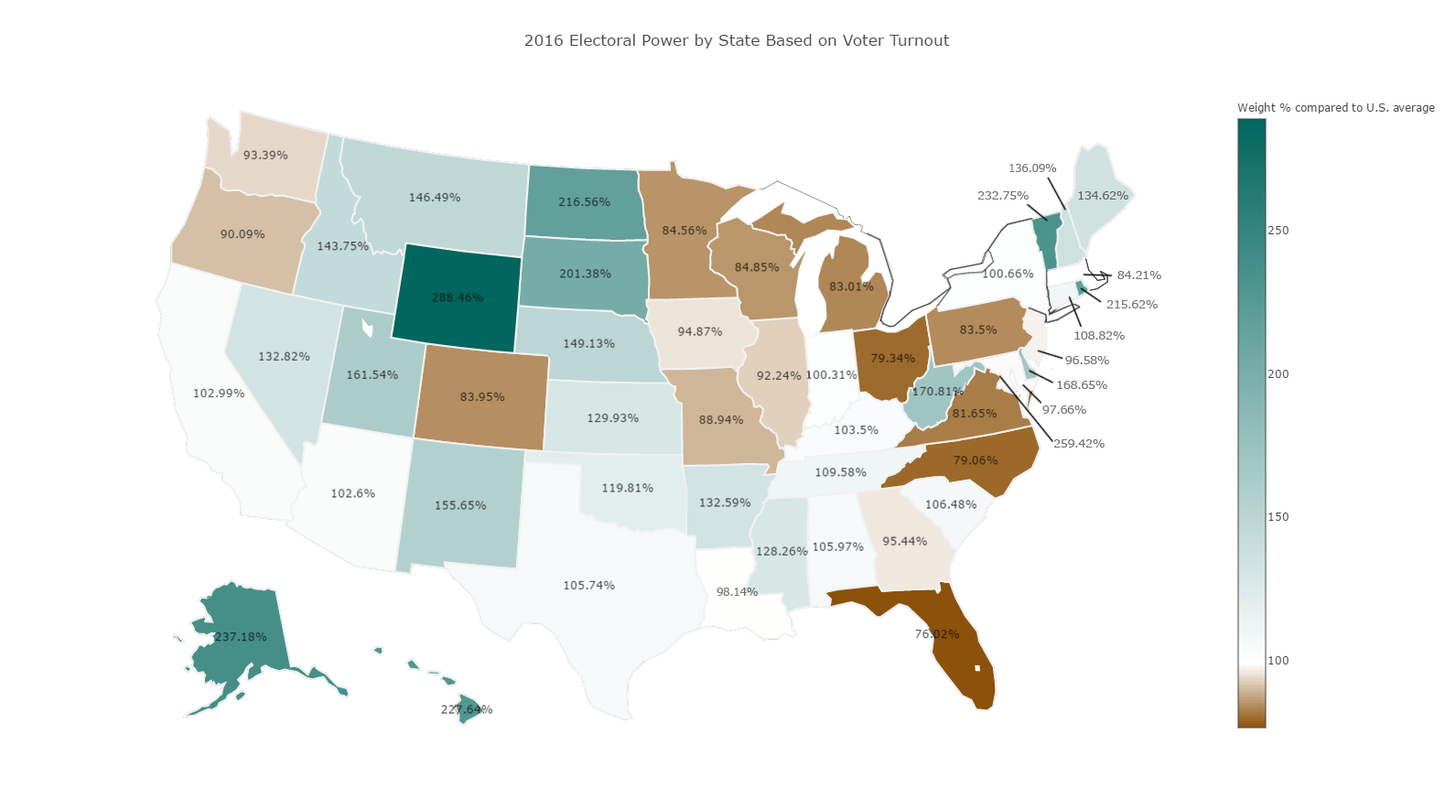
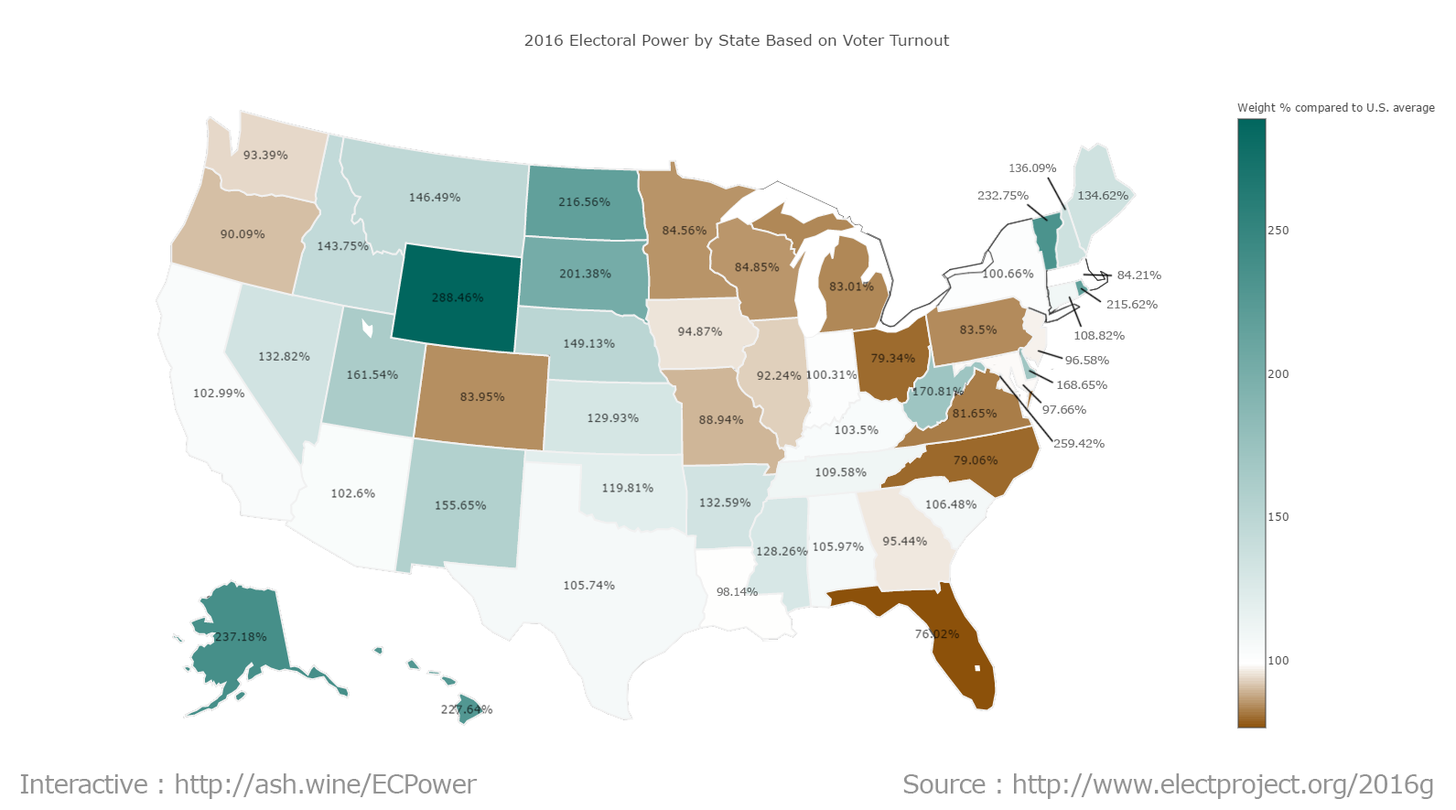
Before/after of a 1456 × 810 layered artwork. What changed in the layer stack:
added layer "Source : http://www.electproject.org/2016g" above "Interactive : http://ash.wine/ECPower" over box(903, 773, 1434, 800)
added layer "Interactive : http://ash.wine/ECPower" above "136.09%" over box(20, 773, 478, 800)
